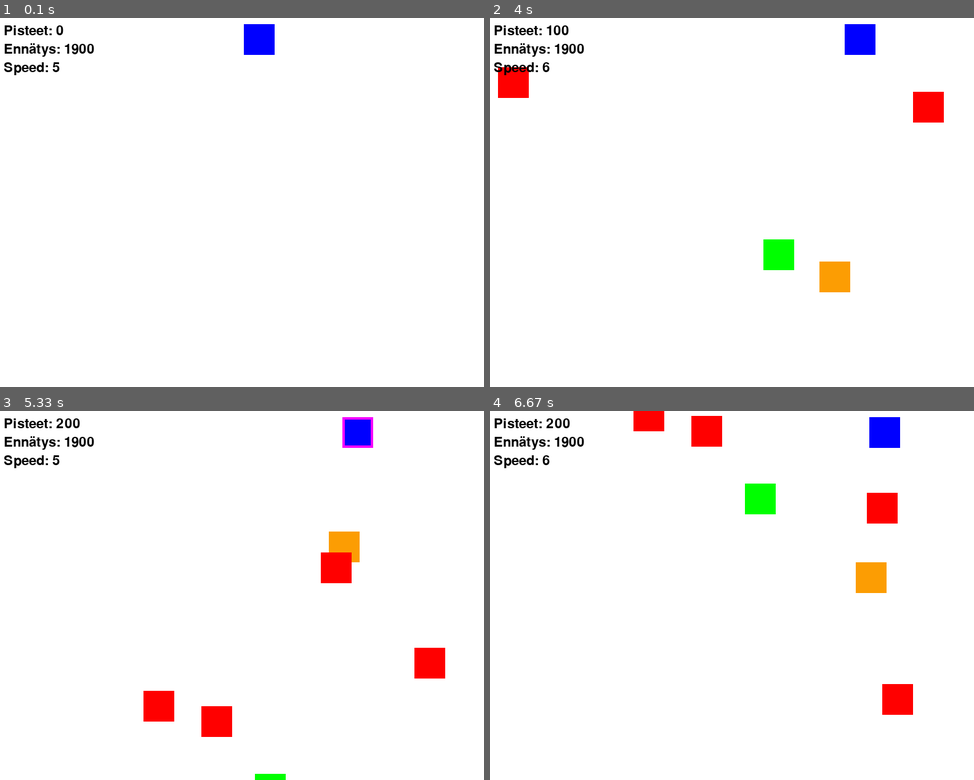
Above: before the commit, frames 1-4 (two rows, left to right).
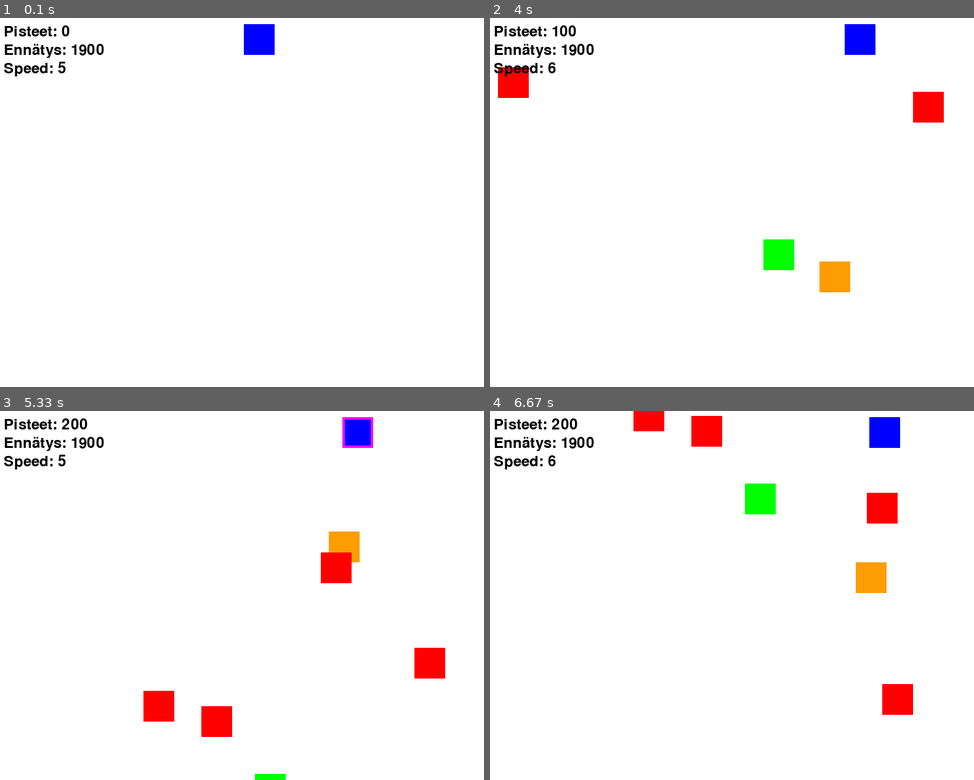
Above: after the commit, the same moments.

Repository: JIMH1/Pygame
Game: pygame game, started from versio1.py
Same seed, same stepped clock (60 frames per second), same inputs: the game is played once before the commit and once after it.
Inputs:
- Up to frame 1 (0.1 s): no input
- Up to frame 2 (4 s): hold Right 0.33-0.8 s; hold Up 0.83-1.13 s; hold Right 1.17-1.63 s; hold Left 1.67-2.2 s; hold Down 2.23-2.53 s; hold Left 2.57-2.97 s; hold Up 3-3.37 s; hold Right from 3.4 s (still down)
- Up to frame 3 (5.33 s): release Right at 4.03 s; hold Down 4.07-4.43 s; hold Left 4.47-4.93 s; hold Right from 4.97 s (still down)
- Up to frame 4 (6.67 s): release Right at 5.43 s; hold Up 5.47-5.77 s; hold Right 5.8-6.27 s; hold Left from 6.3 s (still down)

The runs differ from the first frame. In frame 1, 0.8% of the frame differs, in the area x 0-22%, y 2-16%; in frame 2, 0.9%; in frame 3, 0.9%; in frame 4, 0.9%.

Commit message:
Update versio1.py

Diff:
--- a/versio1.py
+++ b/versio1.py
@@ -30,21 +30,16 @@
 player_speed = 5
 max_vertical_speed = 10
 player_starting_lives = 1
-
 player_lives = player_starting_lives
-
 # Aseta fontti
 font = pygame.font.Font(None, 32)
-
 # Tekstin asetukset
 game_over_text = font.render('PELI OHI!', True, BLACK, WHITE)
 game_over_rect = game_over_text.get_rect()
 game_over_rect.center = (SCREEN_WIDTH//2, SCREEN_HEIGHT//2)
-
 continue_text = font.render('Paina mitä tahansa näppäintä pelataksesi uudelleen', True, BLACK, WHITE)
 continue_rect = continue_text.get_rect()
 continue_rect.center = (SCREEN_WIDTH//2, SCREEN_HEIGHT//2 + 32)
-
 
 # Esteet
 obstacle_width = 50
@@ -55,6 +50,8 @@
 # Pisteet
 score = 0
 
+# Fontti
+font = pygame.font.Font(None, 36)
 # Kerättävien esineiden tyypit
 POINTS100 = 1
 SHIELD = 2
@@ -100,8 +97,6 @@
     obstacles = []  # Tyhjennä esteet
     score = 0
     kilpi_paalla = False
-
-
 # Pelilooppi
 running = True
 while running:
@@ -145,6 +140,7 @@
                     kilpi_paalla = False
                     obstacles.remove(obstacle)
                 else:
+                    running = False
                     player_lives -= 1
                     obstacles.remove(obstacle)
 
@@ -194,7 +190,6 @@
         screen.blit(game_over_text, game_over_rect)
         screen.blit(continue_text, continue_rect)
         pygame.display.update()
-
         # Pause kunnes pelaaja painaa nappia
         is_paused = True
         while is_paused:
@@ -205,7 +200,6 @@
                 if event.type == pygame.QUIT:
                     is_paused = False
                     running = False
-
 # Tallenna korkein pistemäärä
 save_score(highscore)
 
